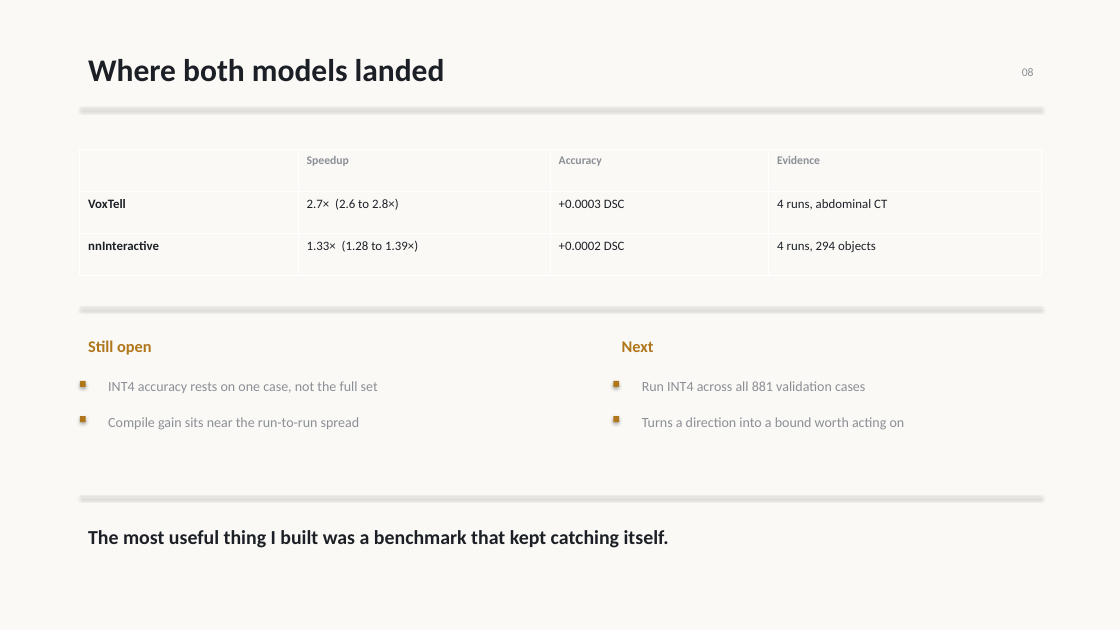
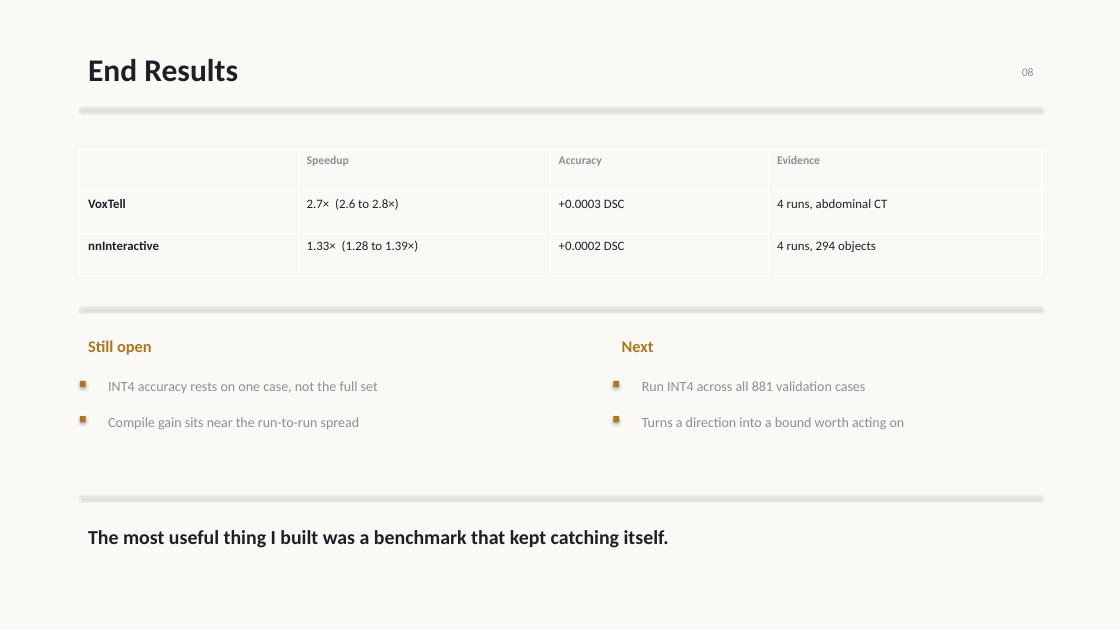
Before and after one commit to pentaexe/VoxTell-main, a slide deck: slide 8 of slides.pptx. Drawn at 1120x630 pixels with LibreOffice and Linux fonts; fonts in the diff are those of the drawing. Boxes give left, top, right and bottom in pixels: in the first picture for what was removed or moved away, otherwise in the second. Text is boxed around its words. In the diff, an @@ line names an element or a change of style, - is before the commit and + after.

Commit message:
Final deck: title case matched to hand edits, nnInteractive capitalisation fixed
Titles brought in line with the edits made in PowerPoint, with one correction:
'NnInteractive' -> 'nnInteractive', which is the model's actual name.

Verified: no shapes past slide edges, no overlapping text, zero em or en dashes,
no stale figures (46.7x, 13.61s, 0.005 threshold, 3.10->2.38, 343 patches,
18.7x, n=3 all absent), and every current figure present.

```diff
--- a/slides.pptx
+++ b/slides.pptx
@@ text at (88, 59, 238, 82): text changed @@
-Where both models landed
+End Results
```
Also in this commit, not shown: 6 other slides changed, 1 other file.
